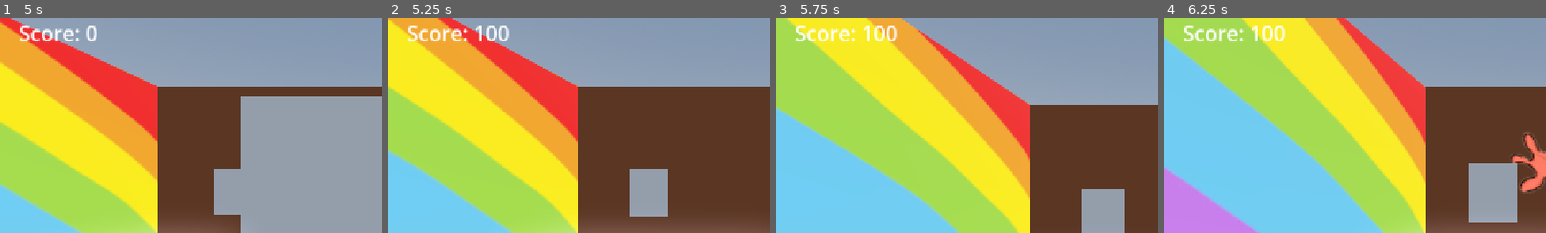
Above: before the commit, frames 1-4 (left to right).
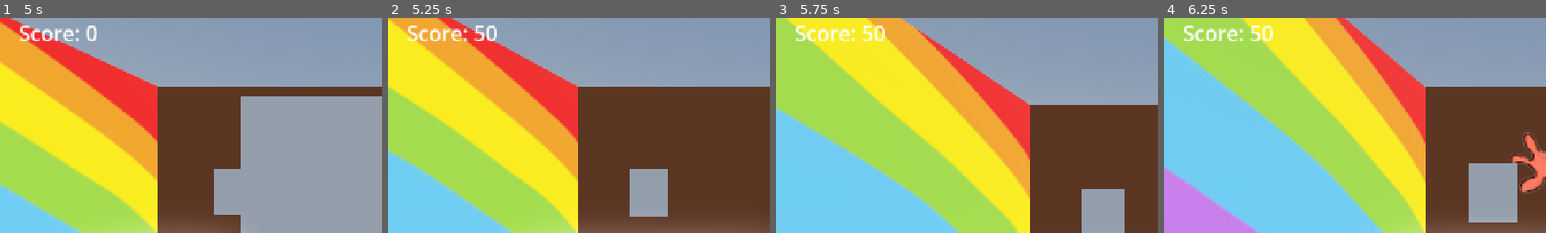
Above: after the commit, the same moments.

Repository: Ava-TU/ShooterGame_Assignment
Game: Godot game, scene res://Scenes/startScreen.tscn
Two runs of this game, one before a commit and one after it. Both use one fixed random seed, a clock stepped at 60 frames per second and the inputs below. The project has no main scene, so this scene is started directly.
Inputs (mouse positions are % of the whole screen's width and height, from its top left):
- Up to frame 1 (5 s): click "Start Game" at 0.5 s; tap Enter (ui_accept) at 1.25, 1.52, 2.27, 3.77, 4.52 s; move the mouse to (72, 45) at 1.27 s; hold D (right) 1.28-2.03 s; click (72, 45) at 1.35 s; move the mouse to (30, 55) at 2.02 s; hold Down (ui_down) 2.03-2.78 s; click (30, 55) at 2.1 s; move the mouse to (60, 28) at 2.77 s; hold D (right) 2.78-3.53 s; click (60, 28) at 2.85 s; move the mouse to (45, 70) at 3.52 s; hold Up (ui_up) 3.53-4.28 s; click (45, 70) at 3.6 s; move the mouse to (80, 65) at 4.27 s; hold A (left) from 4.28 s (still down); click (80, 65) at 4.35 s
- Up to frame 2 (5.25 s): keep holding A (left); move the mouse to (20, 35) at 5.02 s; click (20, 35) at 5.1 s
- Up to frame 3 (5.75 s): keep holding A (left); tap Enter (ui_accept) at 5.27 s
- Up to frame 4 (6.25 s): move the mouse to (55, 50) at 5.77 s; release A (left) at 5.78 s; hold Down (ui_down) from 5.78 s (still down); click (55, 50) at 5.85 s
The pictures show only the part of the screen within x 0-50%, y 10-60%; the shares and areas given below are measured in that part.

Frame 1 is identical in both runs. In frame 2, 0.2% of the frame differs, in the area x 22-32%, y 3-11%; in frame 3, 0.3%; in frame 4, 0.3%.

Commit message:
Boo Sound and Displaying Final Score and Total Paintings at the end

Diff:
--- a/shooter_assignment/Scenes/game_over.tscn
+++ b/shooter_assignment/Scenes/game_over.tscn
@@ -1,6 +1,7 @@
-[gd_scene load_steps=2 format=3 uid="uid://wjsydbkfy6fj"]
+[gd_scene load_steps=3 format=3 uid="uid://wjsydbkfy6fj"]
 
 [ext_resource type="Script" uid="uid://cew6aip3d6p7u" path="res://Scripts/game_over.gd" id="1_ojehl"]
+[ext_resource type="AudioStream" uid="uid://bq3big4c131gb" path="res://Sounds/BooSound.wav" id="2_8fo1c"]
 
 [node name="GameOver" type="CanvasLayer"]
 script = ExtResource("1_ojehl")
@@ -12,11 +13,12 @@
 anchor_right = 0.5
 anchor_bottom = 0.5
 offset_left = -119.0
-offset_top = -105.0
+offset_top = 11.0
 offset_right = 121.0
-offset_bottom = -28.0
+offset_bottom = 88.0
 grow_horizontal = 2
 grow_vertical = 2
+theme_override_font_sizes/font_size = 35
 text = "Play Again"
 
 [node name="Quit" type="Button" parent="."]
@@ -26,12 +28,42 @@
 anchor_right = 0.5
 anchor_bottom = 0.5
 offset_left = -97.0
-offset_top = 21.0
+offset_top = 127.0
 offset_right = 97.0
-offset_bottom = 115.0
+offset_bottom = 221.0
 grow_horizontal = 2
 grow_vertical = 2
+theme_override_font_sizes/font_size = 35
 text = "Quit"
+
+[node name="Boo" type="AudioStreamPlayer" parent="."]
+stream = ExtResource("2_8fo1c")
+bus = &"Voices"
+
+[node name="FinishedPaintings" type="Label" parent="."]
+anchors_preset = 5
+anchor_left = 0.5
+anchor_right = 0.5
+offset_left = -179.0
+offset_top = 95.0
+offset_right = 180.0
+offset_bottom = 144.0
+grow_horizontal = 2
+theme_override_font_sizes/font_size = 35
+text = "Paintings Completed:"
+
+[node name="FinalScore" type="Label" parent="."]
+anchors_preset = 5
+anchor_left = 0.5
+anchor_right = 0.5
+offset_left = -179.0
+offset_top = 164.0
+offset_right = 180.0
+offset_bottom = 213.0
+grow_horizontal = 2
+theme_override_font_sizes/font_size = 35
+text = "Final Score:"
+horizontal_alignment = 1
 
 [connection signal="pressed" from="PlayAgain" to="." method="_on_play_again_pressed"]
 [connection signal="pressed" from="Quit" to="." method="_on_quit_pressed"]
--- a/shooter_assignment/Scripts/Global.gd
+++ b/shooter_assignment/Scripts/Global.gd
@@ -3,13 +3,13 @@
 var health = 3
 var score = 0
 var currentLevel = 1
-var nextTarget = 500
+var nextTarget = 250
 var canvasSpeed = 3
 
 func _process(_delta: float) -> void:
 
 	if score == nextTarget:
 		currentLevel += 1
-		nextTarget += 500
+		nextTarget += 250
 		canvasSpeed += 1
 		print (nextTarget)
--- a/shooter_assignment/Scripts/game_over.gd
+++ b/shooter_assignment/Scripts/game_over.gd
@@ -1,12 +1,18 @@
 extends CanvasLayer
 
+func _ready() -> void:
+	if Global.score == 0:
+		$Boo.playing = true
+
+	$FinishedPaintings.text = "Paintings Completed: " + str(Global.score / 50)
+	$FinalScore.text = "Final Score: " + str(Global.score)
 
 func _on_play_again_pressed() -> void:
 	get_tree().change_scene_to_file("res://Scenes/Level.tscn")
 	Global.health = 3
 	Global.score = 0
 	Global.currentLevel = 1
-	Global.nextTarget = 500
+	Global.nextTarget = 250
 	Global.canvasSpeed = 3
 
 
--- a/shooter_assignment/Scripts/modules.gd
+++ b/shooter_assignment/Scripts/modules.gd
@@ -28,7 +28,7 @@
 	print ("Paint 1")
 
 	if _area.is_in_group("Projectiles"):
-		Global.score += 100
+		Global.score += 50
 		print(Global.score)
 		queue_free()
 		level.SpawnModule(position.z + (level.amount * level.offset))
@@ -46,7 +46,7 @@
 func _on_area_3d_area_entered(_area: Area3D) -> void:
 	print ("Paint 2")
 	if _area.is_in_group("Projectiles"):
-		Global.score += 100
+		Global.score += 50
 		print(Global.score)
 		queue_free()
 		level.SpawnModule(position.z + (level.amount * level.offset))
@@ -63,7 +63,7 @@
 func _on_hit_box_3_area_entered(_area: Area3D) -> void:
 	print ("Paint 3")
 	if _area.is_in_group("Projectiles"):
-		Global.score += 100
+		Global.score += 50
 		print(Global.score)
 		queue_free()
 		level.SpawnModule(position.z + (level.amount * level.offset))
@@ -80,7 +80,7 @@
 func _on_hit_box_4_area_entered(_area: Area3D) -> void:
 	print ("Paint 4")
 	if _area.is_in_group("Projectiles"):
-		Global.score += 100
+		Global.score += 50
 		print(Global.score)
 		queue_free()
 		level.SpawnModule(position.z + (level.amount * level.offset))
--- a/shooter_assignment/default_bus_layout.tres
+++ b/shooter_assignment/default_bus_layout.tres
@@ -24,3 +24,9 @@
 bus/2/bypass_fx = false
 bus/2/volume_db = -3.54298
 bus/2/send = &"Master"
+bus/3/name = &"Voices"
+bus/3/solo = false
+bus/3/mute = false
+bus/3/bypass_fx = false
+bus/3/volume_db = 0.0
+bus/3/send = &"Master"
Not shown, added: shooter_assignment/Sounds/BooSound.wav.import
Not shown, added: shooter_assignment/Sounds/BooSound.wav
